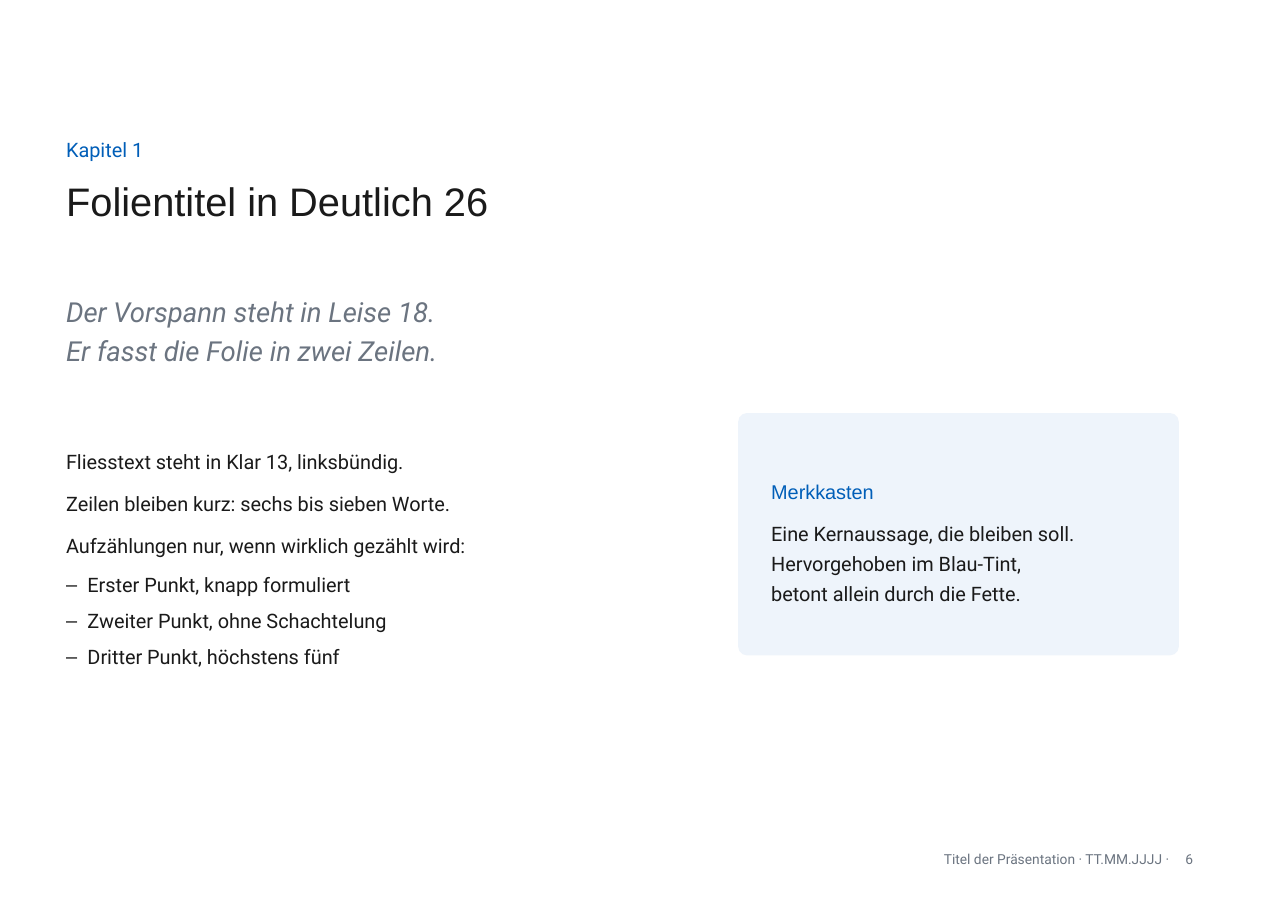
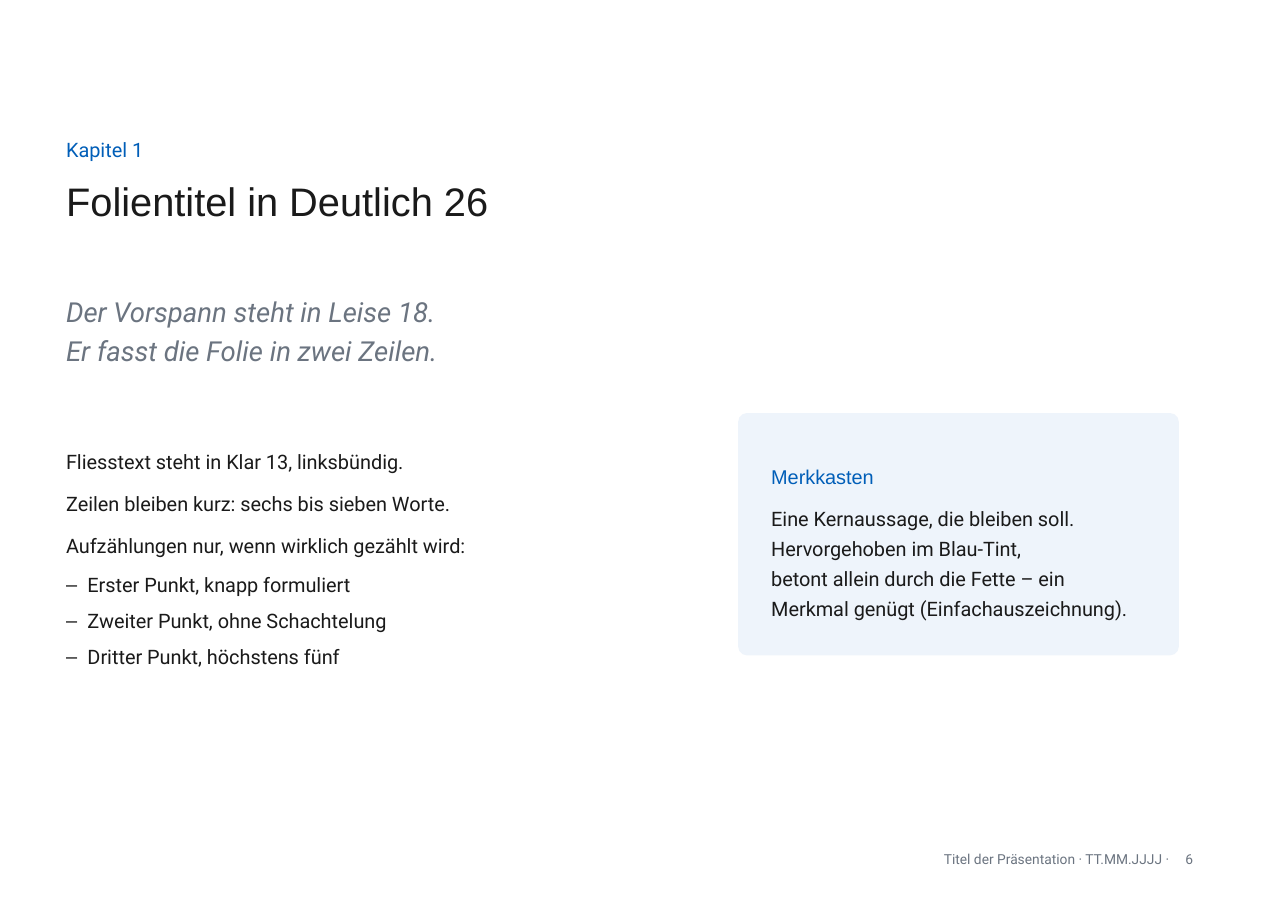
Before and after one commit to phtok/goeloggen, a slide deck: slide 6 of assets/templates/GoetheanumVorlageA4.pptx. Drawn at 1288x911 pixels with LibreOffice and Linux fonts; fonts in the diff are those of the drawing; background and template pictures are left out. Boxes give left, top, right and bottom in pixels: in the first picture for what was removed or moved away, otherwise in the second. Text is boxed around its words. In the diff, an @@ line names an element or a change of style, - is before the commit and + after.

```diff
--- a/assets/templates/GoetheanumVorlageA4.pptx
+++ b/assets/templates/GoetheanumVorlageA4.pptx
@@ text at (771, 571, 1127, 621): text changed @@
-betont allein durch die Fette.
+betont allein durch die Fette – ein Merkmal genügt (Einfachauszeichnung).
```
Also in this commit, not shown: 4 other slides changed, 2 other files.
